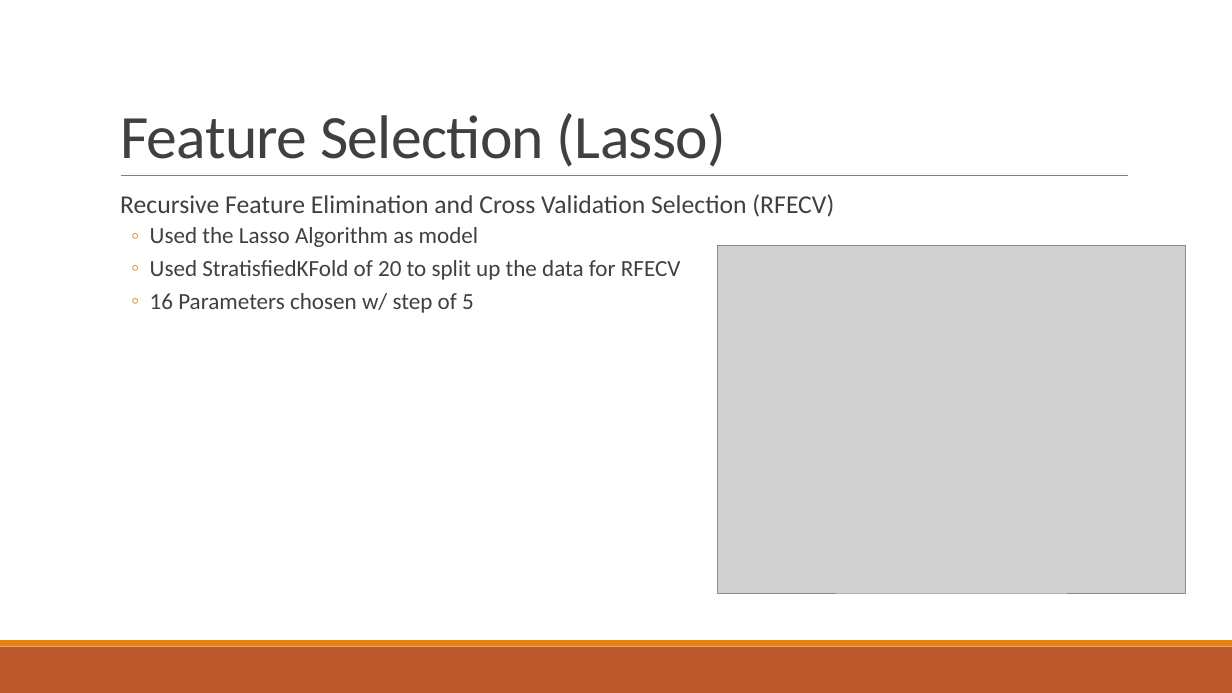
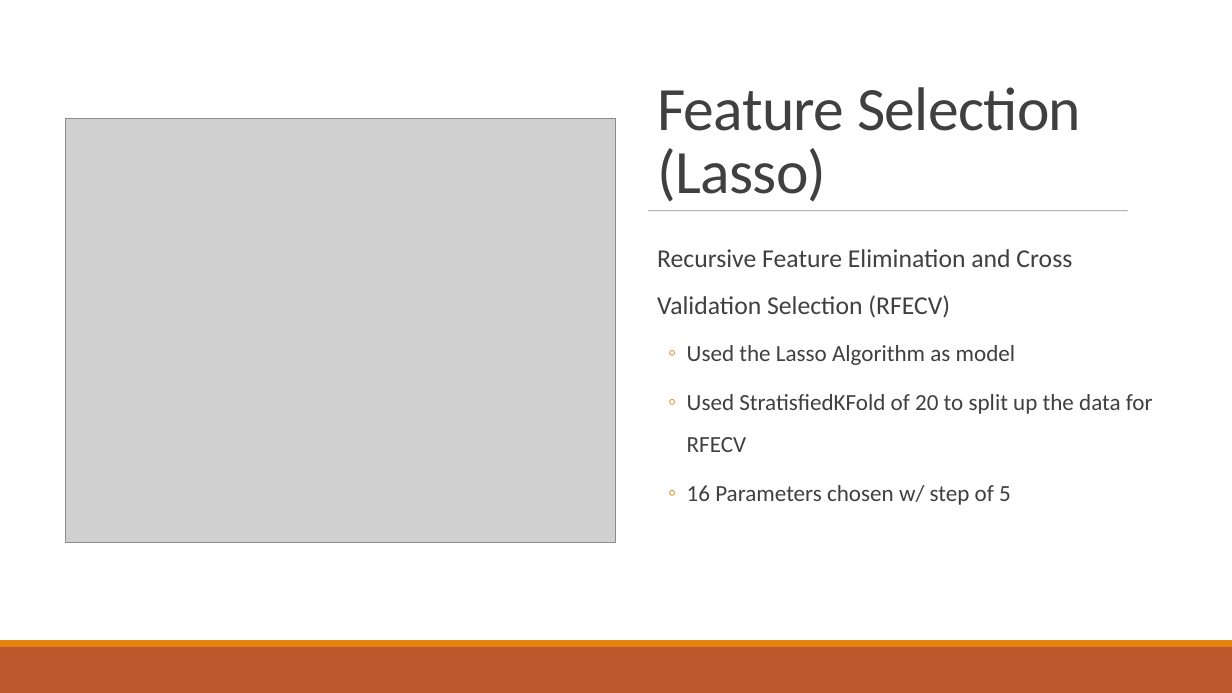
Before and after one commit to suong4554/Machine-Learning-Poly-U, a slide deck: slide 8 of Presentation.pptx. Drawn at 1232x693 pixels with LibreOffice and Linux fonts; fonts in the diff are those of the drawing; grey boxes stand for pictures. Boxes give left, top, right and bottom in pixels: in the first picture for what was removed or moved away, otherwise in the second. Text is boxed around its words. In the diff, an @@ line names an element or a change of style, - is before the commit and + after.

```diff
--- a/Presentation.pptx
+++ b/Presentation.pptx
@@ rectangle added at (0,0,1232,640), fill #FFFFFF @@
@@ title "Feature Selection (Lasso)" rewrapped from (120,113,726,167) to (657,87,1081,202) @@
@@ picture: place and size @@
-picture at (718,246,1186,593)
+picture at (65,118,616,543)
@@ line removed from (121, 176) to (1128, 176) @@
@@ text "Recursive Feature Elimination and Cross ...": place and size @@
-text "Recursive Feature Elimination and Cross ..." at (120,194,834,313)
+text "Recursive Feature Elimination and Cross ..." at (657,249,1153,505)
@@ text "Recursive Feature Elimination and Cross ..." at (657,249,1153,505): line spacing 0.9 to 1.5 @@
@@ line added from (648, 211) to (1128, 211), #808080 0.5 pt @@
@@ rectangle removed at (0,647,1232,693) @@
@@ rectangle removed at (0,640,1232,647) @@
@@ rectangle added at (0,640,1232,647), fill #E48312 @@
@@ rectangle added at (0,647,1232,693), fill #BD582C @@
```
Also in this commit, not shown: 1 other slide changed.
